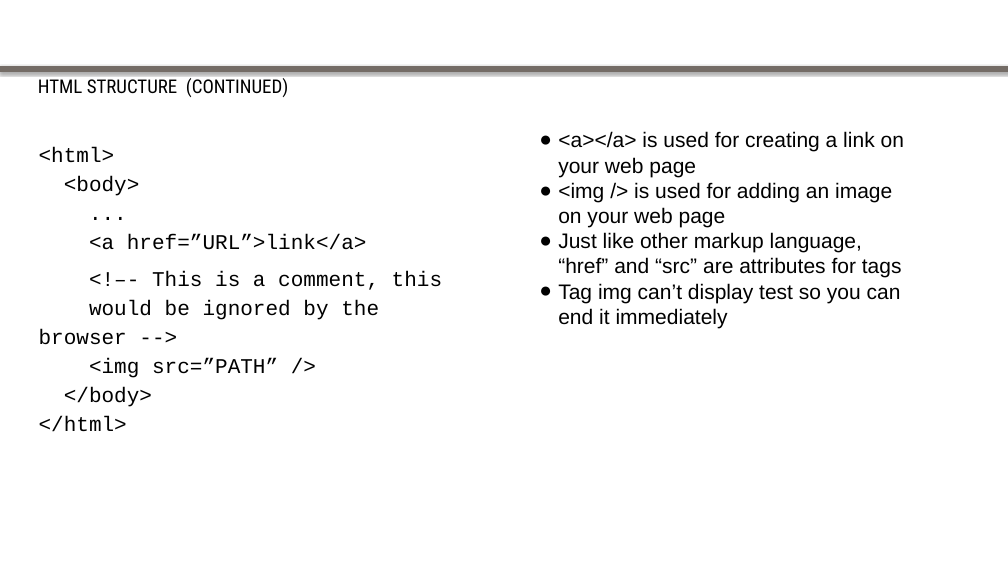
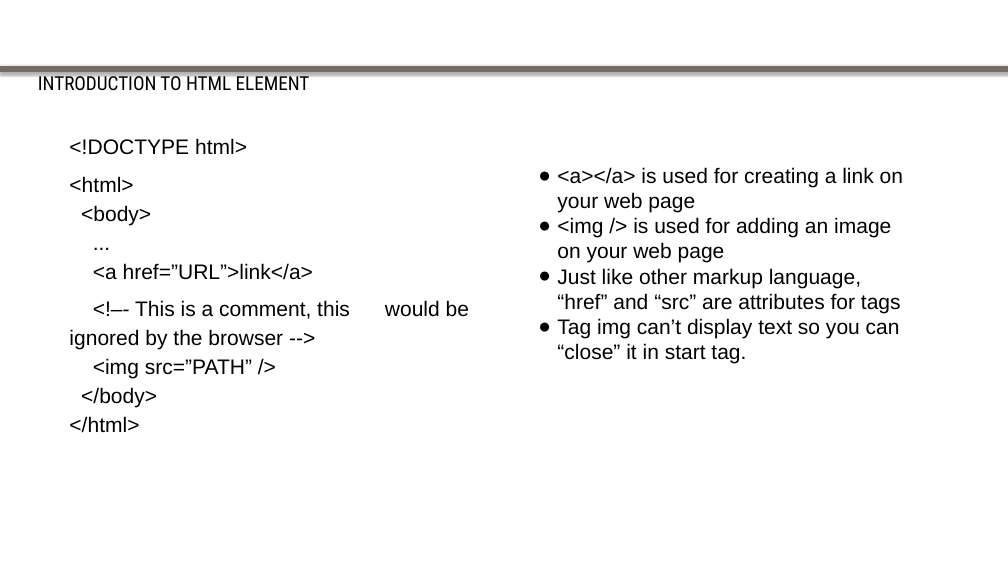
Before and after one commit to goldironhack/2017-Purdue-IronHack-Tutorials, a slide deck: slide 7 of session1/HTML CSS & Github Tutorial.pptx (slide 5 before the commit). Drawn at 1008x567 pixels with LibreOffice and Linux fonts; fonts in the diff are those of the drawing; background and template pictures are left out. Boxes give left, top, right and bottom in pixels: in the first picture for what was removed or moved away, otherwise in the second. Text is boxed around its words. In the diff, an @@ line names an element or a change of style, - is before the commit and + after.

```diff
--- a/session1/HTML CSS & Github Tutorial.pptx
+++ b/session1/HTML CSS & Github Tutorial.pptx
@@ text at (38, 73, 310, 90): text changed; size 18 to 18.2 pt @@
-HTML STRUCTURE (CONTINUED)
+INTRODUCTION TO HTML ELEMENT
@@ text "<!DOCTYPE html>": place and size @@
-text "<!DOCTYPE html>" at (39, 147, 442, 432)
+text "<!DOCTYPE html>" at (69, 138, 350, 433)
@@ text at (69, 138, 247, 155): paragraph added @@
+<!DOCTYPE html>
@@ text at (69, 176, 350, 433): font Courier New to Arial in "<html> <body> ... <a href=”URL”>link</a>", "<!–- This is a comment, this would ..." @@
@@ text "<a></a> is used for creating ...": place and size @@
-text "<a></a> is used for creating ..." at (558, 131, 904, 328)
+text "<a></a> is used for creating ..." at (557, 167, 903, 364)
@@ text at (557, 318, 900, 364): text changed @@
-● Tag img can’t display test so you can end it immediately
+● Tag img can’t display text so you can “close” it in start tag.
```
Also in this commit, not shown: 9 other slides changed, 5 slides added.
